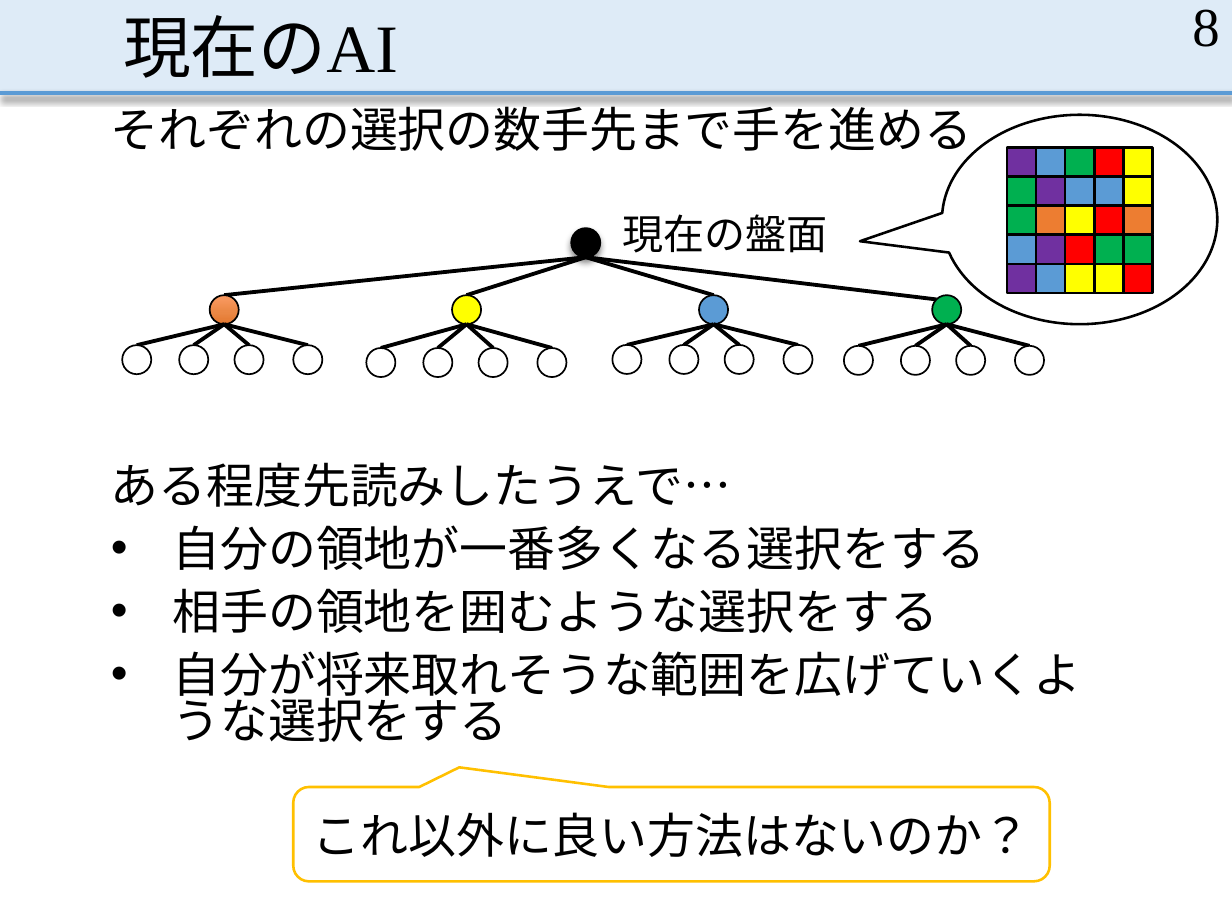
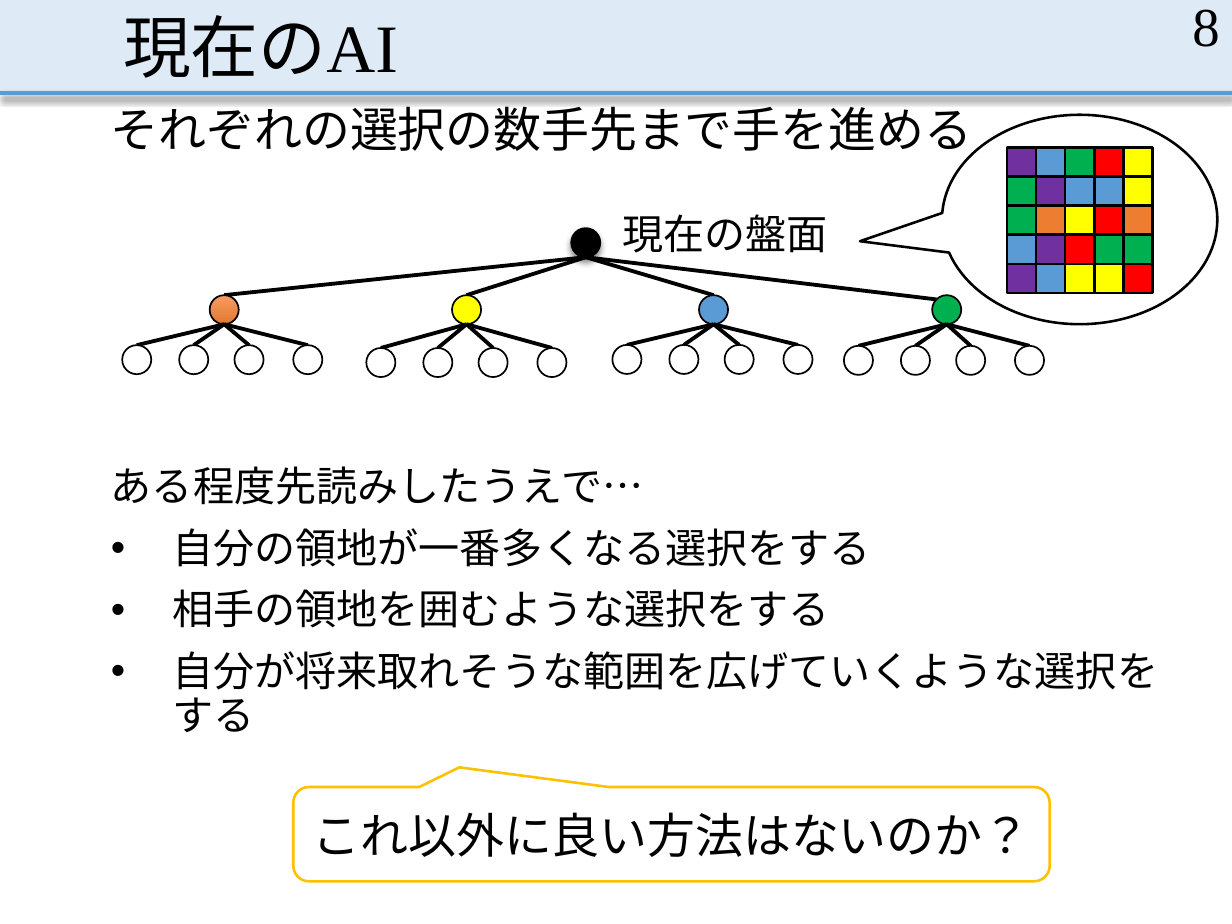
Before and after one commit to MasayaOda/SR, a slide deck: slide 8 of 中間発表.pptx. Drawn at 1232x924 pixels with LibreOffice and Linux fonts; fonts in the diff are those of the drawing. Boxes give left, top, right and bottom in pixels: in the first picture for what was removed or moved away, otherwise in the second. Text is boxed around its words. In the diff, an @@ line names an element or a change of style, - is before the commit and + after.

Commit message:
家でアニメーション追加、フォント小さくなってたりした

```diff
--- a/中間発表.pptx
+++ b/中間発表.pptx
@@ text "ある程度先読みしたうえで…" at [111,466,1158,690]: size 28 to 24 pt; line spacing 0.8 to 0.9 @@
```
Also in this commit, not shown: 5 other slides changed.
